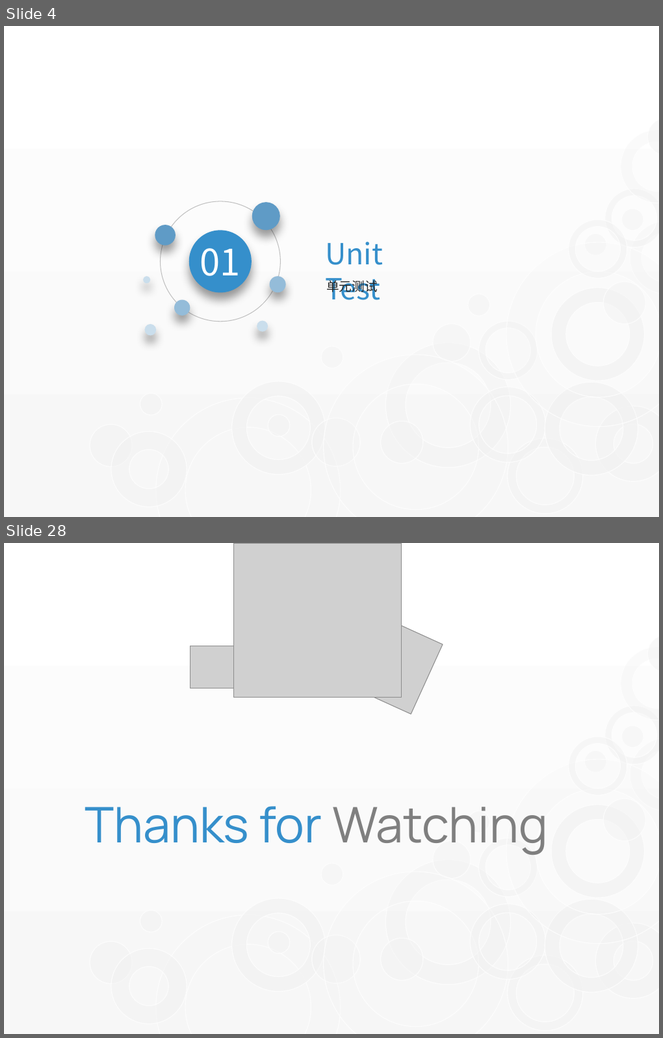
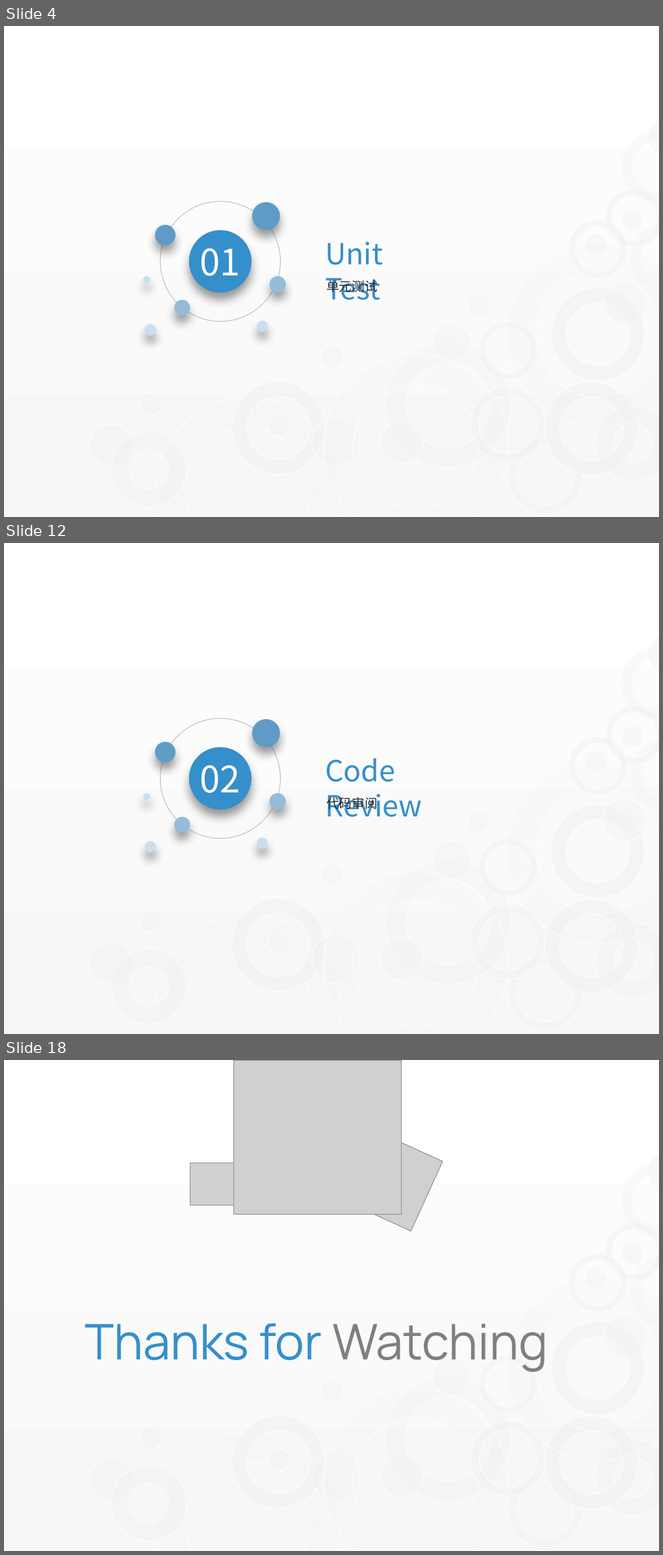
Before and after one commit to watermoonlx/code-review-unit-test, a slide deck: Code Review & Unit Test.pptx. Shown one above the other, each under a label of ours: slides 4 and 28 before the commit, slides 4, 12 and 18 after it; the slides between them are not shown. The pictures are 663x1038 and 663x1555 pixels, drawn with LibreOffice and Linux fonts; fonts in the diff are those of the drawing; grey boxes stand for pictures. Boxes give left, top, right and bottom in pixels: in the first picture for what was removed or moved away, otherwise in the second. Text is boxed around its words. In the diff, an @@ line names an element or a change of style, - is before the commit and + after.

```diff
--- a/Code Review & Unit Test.pptx
+++ b/Code Review & Unit Test.pptx
@@ slide 12 added at [4, 543, 659, 1034], background gradient #FFFFFF to #F7F7F7; not listed: 28 template elements that a slide beside it also shows @@
@@ ellipse added at [161, 719, 280, 839], outline #BFBFBF 0.75 pt @@
@@ ellipse added at [252, 719, 280, 747], fill #5F9BC6 @@
@@ ellipse added at [155, 742, 175, 763], fill #5F9BC6 @@
@@ ellipse added at [189, 747, 251, 809], fill #358FCB @@
@@ text added at [200, 765, 241, 793], 40 pt, text #FFFFFF @@
+02
@@ text added at [325, 758, 423, 817], 32 pt, text #358FCB @@
+Code Review
@@ ellipse added at [143, 793, 150, 800], fill #CADEEC @@
@@ ellipse added at [269, 793, 285, 809], fill #94BCD9 @@
@@ text added at [326, 795, 377, 812], 14 pt, text #262626 @@
+代码审阅
@@ ellipse added at [174, 817, 190, 833], fill #94BCD9 @@
@@ ellipse added at [145, 841, 157, 853], fill #CADEEC @@
@@ ellipse added at [257, 838, 268, 849], fill #CADEEC @@
@@ what was slide 28 is now slide 18 @@
```
Also in this commit, not shown: 3 slides changed, 11 other slides added, 22 slides removed, 7 other files.
